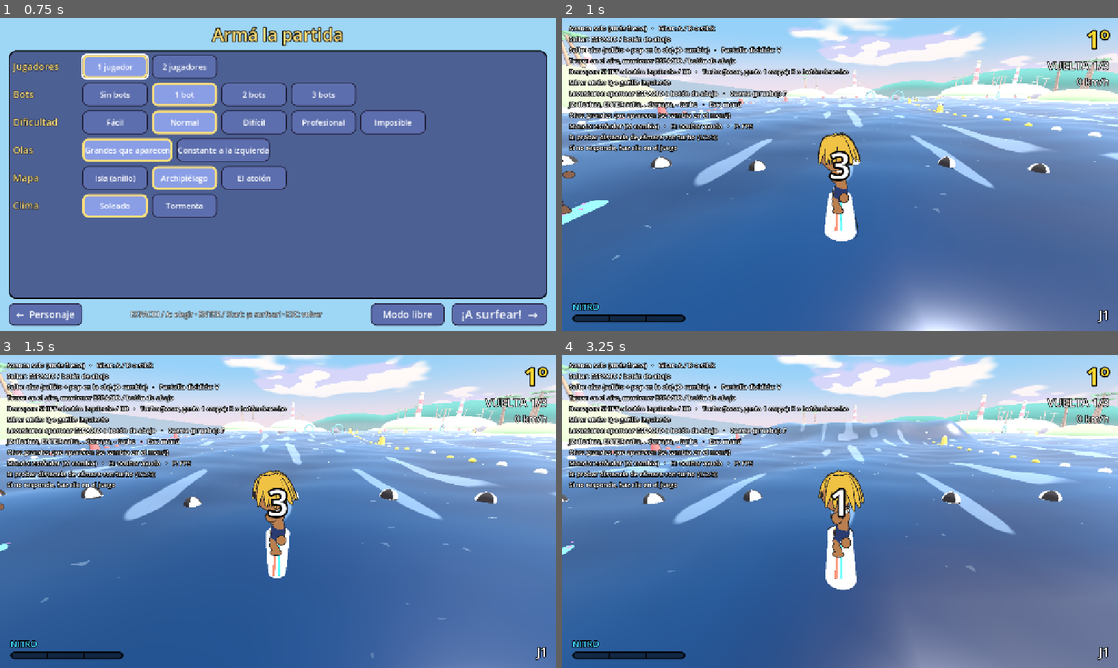
Above: before the commit, frames 1-4 (two rows, left to right).
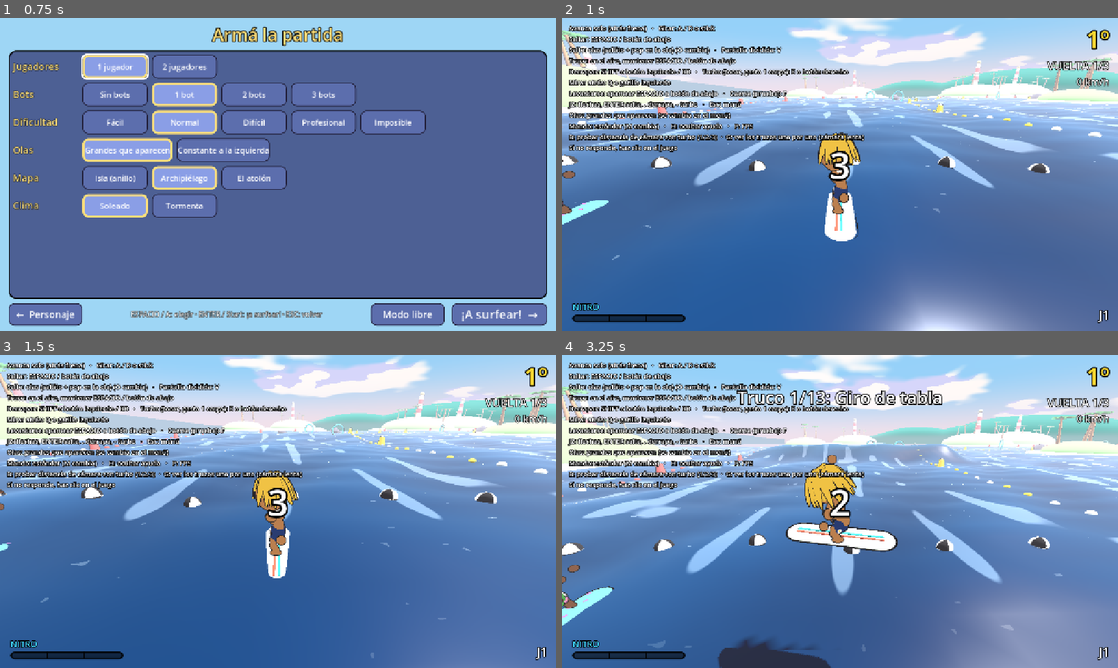
Above: after the commit, the same moments.

Repository: asimplesurfer/simplesurf
Game: Godot game, scene res://ui/menus/character_select.tscn
Two runs of this game, one before a commit and one after it. Both use one fixed random seed, a clock stepped at 60 frames per second and the inputs below. Sound files missing from this copy of the repository are replaced by a short silence.
Inputs (mouse positions are in pixels of both pictures, inside the frame that each line leads up to):
- Up to frame 1 (0.75 s): tap Enter (ui_accept) at 0.5 s; move the mouse to (400, 158) at 0.52 s; hold D (p1_right) from 0.53 s (still down); tap G at 0.6 s; click (400, 158) at 0.67 s
- Up to frame 2 (1 s): keep holding D (p1_right); tap Enter (ui_accept) at 0.77 s
- Up to frame 3 (1.5 s): release D (p1_right) at 1.25 s; drag from (166, 527) to (250, 574) at 1.27 s
- Up to frame 4 (3.25 s): move the mouse to (895, 442) at 2.02 s; hold D (p1_right) 2.03-2.75 s; tap E (p1_b) at 2.1 s; click (895, 442) at 2.17 s; tap G at 2.3 s; drag from (812, 574) to (673, 464) at 2.77 s

Frame 1 is identical in both runs. In frame 2, 0.4% of the frame differs, in the area x 28-55%, y 36-40%; in frame 3, 0.4%; in frame 4, 49%, in the area x 0-100%, y 0-100%.

Commit message:
Vuelven impossible, mortal y superman arreglados; visor de trucos con la tecla G
Revisados cuadro a cuadro en partida:
- Impossible: la tabla se enrolla alrededor del pie de adelante y sube por
  delante del cuerpo (antes colgaba un metro abajo; alrededor del pie de atrás
  tapaba la cámara).
- Mortal hacia atrás: se pone de perfil a la cámara para dar la vuelta y
  después vuelve a mirar al frente (de espaldas, la tabla tapaba la pantalla).
- Superman: se estira hacia un costado, como volando, con los brazos adelante
  (hacia adelante no se veía desde la cámara).
Quedan 13 trucos.

Visor de trucos (tecla G): salta, hace el siguiente truco de la lista solo y
en cámara lenta, con su nombre en pantalla; al aterrizar todo vuelve a la
normalidad. Sirve para mirar las animaciones con calma.

Co-Authored-By: Claude Opus 5.5 <noreply@anthropic.com>
Claude-Session: https://claude.ai/code/session_0158oNfJa2g5qsqyuATh8Mjh

Diff:
--- a/core/race/game_session.gd
+++ b/core/race/game_session.gd
@@ -172,6 +172,20 @@
 	return false
 
 
+## Truco que muestra la próxima vez el visor (tecla G).
+static var _preview_index: int = 0
+
+
+## Visor de trucos: la primera persona salta y hace el siguiente truco de la
+## lista, en cámara lenta (para mirar las animaciones con calma).
+func preview_next_trick() -> void:
+	var people := humans()
+	if people.is_empty():
+		return
+	people[0].preview_trick(_preview_index % Rider.Trick.size())
+	_preview_index += 1
+
+
 ## Teclas generales. Devuelve true si la usó.
 func _handle_common_key(key: InputEventKey) -> bool:
 	match key.physical_keycode:
@@ -181,6 +195,9 @@
 			set_player_count(2)
 		KEY_C, KEY_ESCAPE:
 			back_to_menu()
+		KEY_G:
+			# Visor de trucos: salta y hace el siguiente truco en cámara lenta.
+			preview_next_trick()
 		KEY_F7:
 			# Cámara lenta (para mirar animaciones y efectos).
 			Engine.time_scale = 1.0 if Engine.time_scale < 1.0 else 0.08
--- a/core/rider/rider.gd
+++ b/core/rider/rider.gd
@@ -72,9 +72,22 @@
 	SPIN, KICKFLIP, TRE_FLIP, VARIAL,
 	HELICOPTER, BARREL_ROLL, SPIN_FLIP, OVERBOARD,
 	HEADSPIN, WINDMILL,
+	IMPOSSIBLE, BACKFLIP, SUPERMAN,
 }
+## Nombre de cada truco (para el visor de trucos, tecla G).
+const TRICK_NAMES: Array[String] = [
+	"Giro de tabla", "Kickflip", "360 flip", "Varial",
+	"Helicóptero", "Vuelta de costado", "Giro con flip", "Fuera de la tabla",
+	"Giro de cabeza", "Molino",
+	"Impossible", "Mortal hacia atrás", "Superman",
+]
+## Velocidad del juego mientras se mira un truco con el visor (cámara lenta).
+const TRICK_PREVIEW_TIME_SCALE := 0.35
+## Visor de trucos: salta solo y hace este truco, en cámara lenta.
+var trick_preview: bool = false
+signal trick_preview_started(trick_name: String, index: int, total: int)
 ## Cuántos tiempos dura cada truco.
-const TRICK_UNITS: Array[int] = [1, 1, 1, 1, 2, 2, 2, 2, 3, 3]
+const TRICK_UNITS: Array[int] = [1, 1, 1, 1, 2, 2, 2, 2, 3, 3, 1, 2, 2]
 ## Trucos del salto actual, en orden (se eligen al empezar cada uno).
 var trick_kinds: Array[int] = []
 ## Tiempos de truco ya completos en este salto (lo lleva el estado del aire).
@@ -224,6 +237,36 @@
 	return [-1, start, 0]
 
 
+## Visor de trucos: salta bien alto y hace el truco `kind` solo, en cámara
+## lenta, para mirarlo con calma. Al aterrizar todo vuelve a la normalidad.
+func preview_trick(kind: int) -> void:
+	if is_fallen():
+		return
+	var unit_time := TAU / stats.trick_spin_speed
+	# Aire suficiente para el truco y un margen (sin el freno del aire fino).
+	var air := TRICK_UNITS[kind] * unit_time + stats.trick_hold_delay + 0.5
+	position.y = water_height() + 0.3
+	vertical_speed = stats.gravity * air * 0.5
+	grounded = false
+	can_trick = true
+	did_pop = false
+	wave_air_time = -1.0
+	# Primero el estado (al salir de uno se apaga el visor), después el visor.
+	state_machine.transition_to(&"airborne")
+	trick_preview = true
+	trick_kinds.assign([kind])
+	trick_units_done = 0
+	Engine.time_scale = TRICK_PREVIEW_TIME_SCALE
+	trick_preview_started.emit(TRICK_NAMES[kind], kind, Trick.size())
+
+
+## Termina el visor de trucos (al aterrizar o caerse).
+func end_trick_preview() -> void:
+	if trick_preview:
+		trick_preview = false
+		Engine.time_scale = 1.0
+
+
 ## Truco en curso (-1 si no está haciendo ninguno).
 func current_trick() -> int:
 	if trick_angle <= 0.0:
--- a/core/rider/rider_visual.gd
+++ b/core/rider/rider_visual.gd
@@ -320,7 +320,11 @@
 ## Trucos en los que el cuerpo va con los brazos estirados (no agarra la tabla).
 const ARMS_OUT_TRICKS: Array[int] = [
 	Rider.Trick.HELICOPTER, Rider.Trick.OVERBOARD, Rider.Trick.HEADSPIN, Rider.Trick.WINDMILL,
+	Rider.Trick.SUPERMAN,
 ]
+## Impossible: dónde está el eje de la vuelta (delante del pie de adelante, hacia
+## la punta: la tabla sube por delante del cuerpo, del lado opuesto a la cámara).
+const IMPOSSIBLE_PIVOT := -0.7
 
 
 ## Giro alrededor de un eje horizontal a la altura `center` (por defecto, el
@@ -402,6 +406,28 @@
 			# con los brazos estirados): queda con la coronilla sobre la tabla.
 			var mid := (BODY_HEIGHT + BOARD_TOP) * 0.5 - HEADSPIN_DROP
 			body = Transform3D(Basis(Vector3.UP, twirl), Vector3.ZERO) * _about_center(Basis(Vector3.FORWARD, flip), mid)
+		Rider.Trick.IMPOSSIBLE:
+			# La tabla se enrolla alrededor del pie de adelante: la cola baja,
+			# pasa por debajo y sube por delante del cuerpo (no lo atraviesa ni
+			# tapa la cámara).
+			var foot := Vector3(0.0, 0.0, IMPOSSIBLE_PIVOT)
+			spin = Transform3D(Basis.IDENTITY, foot) * Transform3D(Basis(Vector3.RIGHT, -a), Vector3.ZERO) \
+				* Transform3D(Basis.IDENTITY, -foot)
+			lift = Vector3(0.0, 0.35 * hop, 0.0)
+		Rider.Trick.BACKFLIP:
+			# Vuelta mortal hacia atrás, de perfil a la cámara: se pone de costado
+			# al empezar (si no, la tabla pasa por delante de la cámara y lo tapa)
+			# y vuelve a mirar al frente al terminar.
+			var side := smoothstep(0.0, 0.2, p) * (1.0 - smoothstep(0.8, 1.0, p))
+			whole = Transform3D(Basis(Vector3.UP, -PI * 0.5 * side), Vector3(0.0, 0.3 * hop, 0.0)) \
+				* _about_center(Basis(Vector3.RIGHT, a))
+		Rider.Trick.SUPERMAN:
+			# Se estira en el aire hacia un costado, como volando, con los brazos
+			# adelante, y vuelve a la tabla.
+			var e := _hold_curve(p)
+			body = _about_center(Basis(Vector3.FORWARD, 1.25 * e) * Basis(Vector3.RIGHT, -0.45 * e))
+			lift = Vector3(0.0, 0.55 * e, 0.0)
+			spin = Transform3D(Basis(Vector3.FORWARD, -0.35 * e), Vector3.ZERO)
 		Rider.Trick.WINDMILL:
 			# Horizontal sobre la tabla, girando como un molino, y vuelve.
 			var e := _hold_curve(p)
--- a/core/rider/states/state_airborne.gd
+++ b/core/rider/states/state_airborne.gd
@@ -33,6 +33,7 @@
 
 
 func exit() -> void:
+	rider.end_trick_preview()
 	rider.trick_angle = 0.0
 	rider.live_spins = 0
 	rider.trick_units_done = 0
@@ -63,6 +64,11 @@
 	else:
 		_hold_time = 0.0
 
+	if rider.trick_preview:
+		# Visor de trucos: mantiene el truco solo hasta terminarlo (uno solo).
+		var done := rider.trick_units_now() >= Rider.TRICK_UNITS[rider.trick_kinds[0]] - 0.001
+		input.trick = not done and rider.trick_angle >= 0.0
+		_hold_time = maxf(_hold_time, stats.trick_hold_delay) if input.trick else 0.0
 	var holding := input.trick and rider.can_trick and _hold_time >= stats.trick_hold_delay
 	# Empieza un truco nuevo: se elige uno que llegue a terminarse.
 	if holding and rider.trick_at(rider.trick_units_now() + 0.0001)[0] < 0:
@@ -75,7 +81,11 @@
 		# terminarse si hay, y si no, uno corto igual (el riesgo es del jugador:
 		# si toca el agua a mitad de un truco, se cae).
 		if rider.trick_at(rider.trick_units_now())[0] < 0:
-			if not rider.choose_next_trick(fit_units):
+			if rider.trick_preview:
+				# Visor: un solo truco; se queda justo al final.
+				var end_units := float(Rider.TRICK_UNITS[rider.trick_kinds[0]])
+				rider.trick_angle = (end_units - rider.trick_units_done) * TAU
+			elif not rider.choose_next_trick(fit_units):
 				rider.choose_next_trick(1)
 	elif rider.trick_angle > 0.0:
 		# Soltó el botón: termina el truco en curso.
@@ -88,7 +98,7 @@
 	# Contador del HUD: tiempos de truco ya completos (los largos suman más).
 	rider.live_spins = int(floor(rider.trick_units_now() + 0.0001))
 
-	var thin := _thin_air()
+	var thin := 0.0 if rider.trick_preview else _thin_air()
 	if thin > 0.0:
 		_reached_thin_air = true
 
--- a/tests/suites/test_feel.gd
+++ b/tests/suites/test_feel.gd
@@ -6,6 +6,7 @@
 	await _test_trick_counter()
 	await _test_boost_camera()
 	await _test_carve_spray()
+	await _test_trick_preview()
 
 
 ## El HUD cuenta las vueltas del truco mientras está en el aire.
@@ -150,3 +151,43 @@
 	await process_frame
 	GameSettings.player_count = saved[0]
 	GameSettings.bot_count = saved[1]
+
+
+## Visor de trucos (tecla G): salta, hace el siguiente truco solo, en cámara
+## lenta y con su nombre; al aterrizar todo vuelve a la normalidad.
+func _test_trick_preview() -> void:
+	print("Visor de trucos:")
+	var m: Node = load("res://main.tscn").instantiate()
+	root.add_child(m)
+	await process_frame
+	await process_frame
+	var race := m.get_node("RaceManager") as RaceManager
+	race.skip_countdown()
+	var r := race.humans()[0]
+	var hud := (m.get_node("Views") as SplitScreen).huds[0]
+	await _wait(0.5)
+	GameSession._preview_index = 0
+	await _key(KEY_G)
+	_check(r.trick_preview and not r.grounded and Engine.time_scale < 1.0, "G hace saltar y pone cámara lenta")
+	_check(hud._message.visible and "Giro de tabla" in hud._message.text, "muestra el nombre del truco (%s)" % hud._message.text)
+	var kinds_seen := {}
+	var max_units := 0.0
+	for i in 600:
+		await process_frame
+		max_units = maxf(max_units, r.trick_units_now())
+		if r.current_trick() >= 0:
+			kinds_seen[r.current_trick()] = true
+		if r.grounded and not r.trick_preview:
+			break
+	_check(kinds_seen.has(Rider.Trick.SPIN) and kinds_seen.size() == 1, "hace ese truco y solo ese (%s, %.2f tiempos)" % [str(kinds_seen.keys()), max_units])
+	_check(not r.is_fallen() and is_equal_approx(Engine.time_scale, 1.0), "aterriza bien y vuelve la velocidad normal")
+	await _wait(0.3)
+	await _key(KEY_G)
+	_check(r.trick_kinds.size() == 1 and r.trick_kinds[0] == 1, "la próxima vez muestra el siguiente truco")
+	for i in 600:
+		await process_frame
+		if r.grounded and not r.trick_preview:
+			break
+	Engine.time_scale = 1.0
+	m.queue_free()
+	await process_frame
--- a/ui/hud/hud.gd
+++ b/ui/hud/hud.gd
@@ -142,6 +142,9 @@
 	rider.trick_failed.connect(func() -> void: show_message("¡Truco fallido!", BAD_COLOR))
 	rider.drift_hit.connect(func(_victim: Rider) -> void: show_message("¡Lo tiraste!", PROMPT_COLOR))
 	rider.turbo_blocked.connect(func() -> void: _blocked = 1.0)
+	rider.trick_preview_started.connect(func(trick_name: String, index: int, total: int) -> void:
+		show_message("Truco %d/%d: %s" % [index + 1, total, trick_name], Color.WHITE)
+	)
 	rider.ring_collected.connect(func() -> void: show_message("+ NITRO", NITRO_COLOR))
 	rider.crashed.connect(func() -> void: show_message("¡Pum!", BAD_COLOR))
 	rider.popped.connect(func() -> void: show_message("¡POP!", PROMPT_COLOR))
@@ -451,7 +454,7 @@
 			+ "Olas: X sube · Z baja (mando: RB / LB)\n"
 			+ "Tormenta: T (mando: Select)\n"
 			+ "Circuitos a lo lejos: slalom (rojo), círculos (celeste), géiseres (naranja)\n"
-			+ "B: probar distancia de cámara con turbo (1/2/3)\n"
+			+ "B: probar distancia de cámara con turbo (1/2/3)  ·  G: ver los trucos uno por uno (cámara lenta)\n"
 			+ "Esc: menú   ·   H: ocultar ayuda"
 		)
 		return
@@ -466,7 +469,7 @@
 		+ "J2: flechas, ENTER salta, . derrapa, - turbo   ·   Esc: menú\n"
 		+ "Olas: %s (se cambia en el menú)\n" % GameSettings.wave_mode_name()
 		+ "Mando: %s (M cambia)   ·   H: ocultar ayuda   ·   P: FPS\n" % layout
-		+ "B: probar distancia de cámara con turbo (1/2/3)\n"
+		+ "B: probar distancia de cámara con turbo (1/2/3)  ·  G: ver los trucos uno por uno (cámara lenta)\n"
 		+ "Si no responde, haz clic en el juego"
 	)
 
